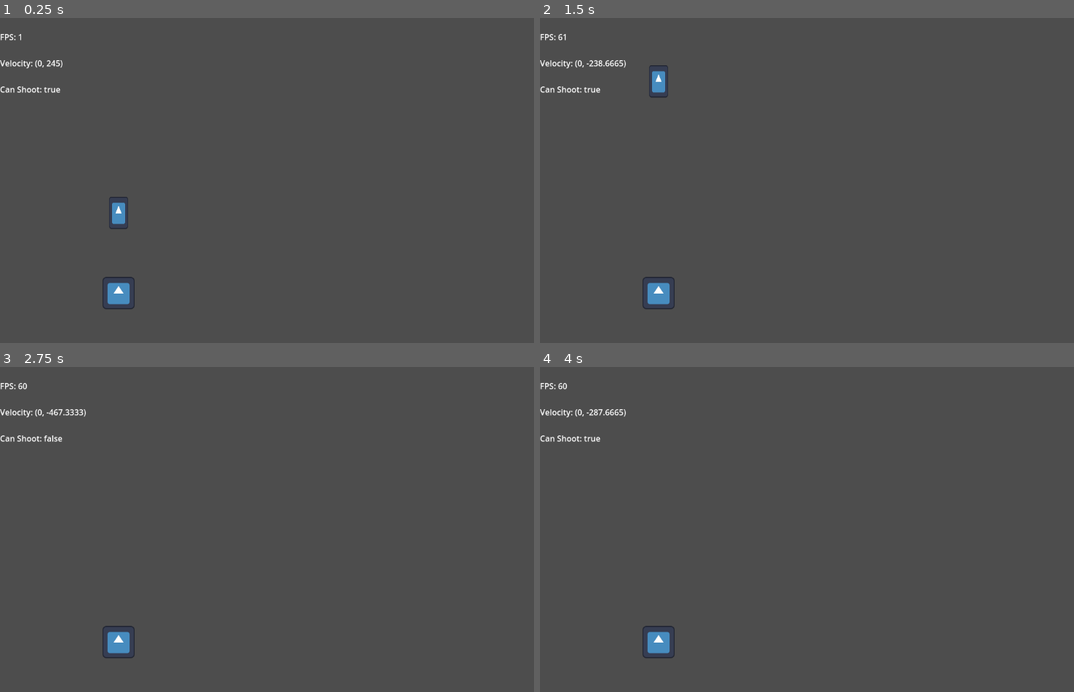
Above: before the commit, frames 1-4 (two rows, left to right).
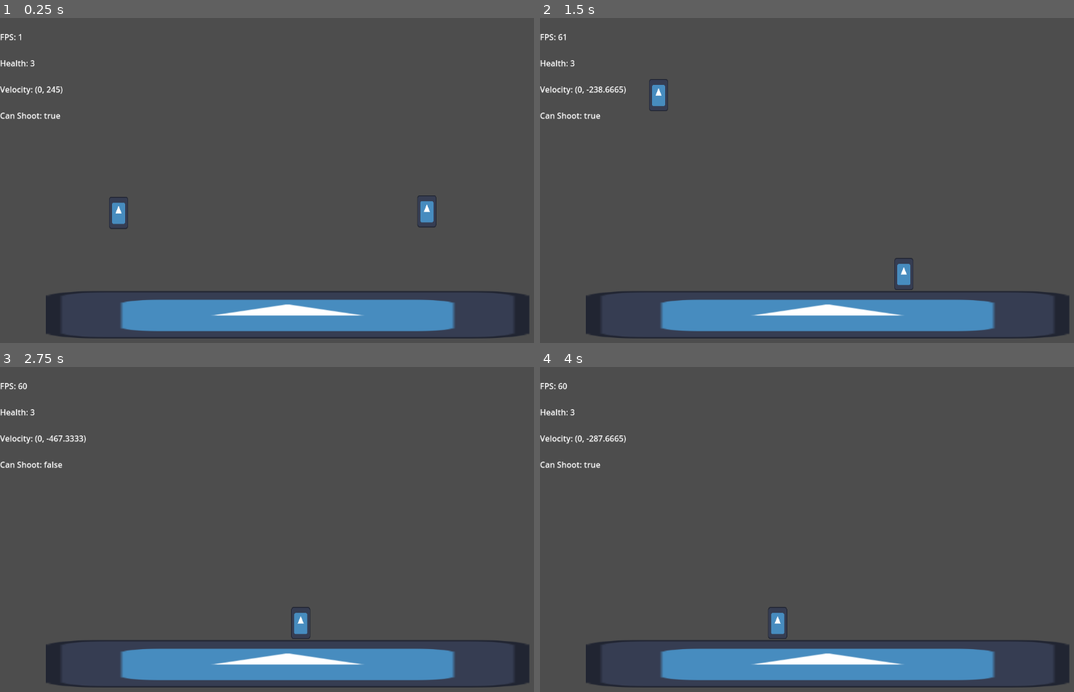
Above: after the commit, the same moments.

Repository: elcosas/Jetpack-Joyride
Game: Godot game, scene res://scenes/level.tscn
The game is run twice, just before and just after one commit, with the same random seed, the same clock (stepped at 60 frames per second) and the same inputs. The project has no main scene, so this scene is started directly. The engine's default icon, where the game draws it, is replaced by a stand-in: a white triangle on a blue panel in a dark square.
Inputs:
- Up to frame 1 (0.25 s): no input
- Up to frame 2 (1.5 s): hold W (hover) 0.53-1.28 s; tap W (hover) at 1.35 s
- Up to frame 3 (2.75 s): hold W (hover) from 2.03 s (still down)
- Up to frame 4 (4 s): release W (hover) at 2.78 s; tap W (hover) at 2.85 s; hold W (hover) from 3.53 s (still down)

The runs differ from the first frame. In frame 1, 8.8% of the frame differs, in the area x 0-100%, y 12-99%; in frame 2, 9.2%; in frame 3, 8.9%; in frame 4, 8.9%.

Commit message:
added patrol unit obstacle, support for collision in actor class, and support for health + damage in player class

Diff:
--- a/src/scenes/level.tscn
+++ b/src/scenes/level.tscn
@@ -1,8 +1,9 @@
-[gd_scene load_steps=5 format=3 uid="uid://cygpcaplne4en"]
+[gd_scene load_steps=6 format=3 uid="uid://cygpcaplne4en"]
 
 [ext_resource type="Script" path="res://scripts/debug_menu.gd" id="1_f0gmn"]
 [ext_resource type="Texture2D" uid="uid://dm5a8vuj077t4" path="res://icon.svg" id="1_vrptd"]
 [ext_resource type="PackedScene" uid="uid://m2c2k0fn0xx3" path="res://scenes/player.tscn" id="2_vu5gy"]
+[ext_resource type="PackedScene" uid="uid://47ifsyl4fupn" path="res://scenes/patrol_unit.tscn" id="4_886m2"]
 
 [sub_resource type="RectangleShape2D" id="RectangleShape2D_gfts0"]
 size = Vector2(65, 65)
@@ -14,7 +15,8 @@
 player = NodePath("../Player")
 
 [node name="TempGround" type="StaticBody2D" parent="."]
-position = Vector2(235, 546)
+position = Vector2(570, 589)
+scale = Vector2(14.96, 1.48)
 metadata/_edit_group_ = true
 
 [node name="Sprite2D" type="Sprite2D" parent="TempGround"]
@@ -26,3 +28,6 @@
 
 [node name="Player" parent="." instance=ExtResource("2_vu5gy")]
 position = Vector2(235, 354)
+
+[node name="Patrol Unit" parent="." instance=ExtResource("4_886m2")]
+position = Vector2(871, 351)
--- /dev/null
+++ b/src/scenes/patrol_unit.tscn
@@ -0,0 +1,17 @@
+[gd_scene load_steps=4 format=3 uid="uid://47ifsyl4fupn"]
+
+[ext_resource type="Texture2D" uid="uid://dm5a8vuj077t4" path="res://icon.svg" id="1_emhi3"]
+[ext_resource type="Script" path="res://scripts/patrol_unit.gd" id="1_yt1pi"]
+
+[sub_resource type="RectangleShape2D" id="RectangleShape2D_4p4u6"]
+size = Vector2(38, 65)
+
+[node name="Patrol Unit" type="CharacterBody2D"]
+script = ExtResource("1_yt1pi")
+
+[node name="Sprite2D" type="Sprite2D" parent="."]
+scale = Vector2(0.3, 0.5)
+texture = ExtResource("1_emhi3")
+
+[node name="CollisionShape2D" type="CollisionShape2D" parent="."]
+shape = SubResource("RectangleShape2D_4p4u6")
--- a/src/scripts/actor.gd
+++ b/src/scripts/actor.gd
@@ -1,15 +1,18 @@
 class_name Actor
 extends CharacterBody2D
 ## Simple CharacterBody2D extension that accounts for basic gravity, movement,
-## and input.
+## collision, and input.
 ## All velocity changes should be made through the child's `_process()`
 ## function. DO NOT OVERRIDE `_physics_process()`
 
 @onready var _gravity: int = (
 	ProjectSettings.get_setting('physics/2d/default_gravity') as int)
 
+var last_collision: KinematicCollision2D
+
 func _physics_process(delta: float) -> void:
 	if motion_mode == MOTION_MODE_GROUNDED and not is_on_floor():
 		velocity.y += _gravity * delta
 	move_and_slide()
+	last_collision = get_last_slide_collision()
 	print(velocity)
--- a/src/scripts/debug_menu.gd
+++ b/src/scripts/debug_menu.gd
@@ -14,10 +14,12 @@
 	_label.set_text(
 		'''
 		FPS: %s\n
+		Health: %s\n
 		Velocity: %s\n
 		Can Shoot: %s\n
 		''' % [
 			str(Engine.get_frames_per_second()),
+			str(player.health),
 			str(player.velocity),
 			str(player._can_shoot),]
 	)
--- /dev/null
+++ b/src/scripts/patrol_unit.gd
@@ -0,0 +1,20 @@
+class_name PatrolUnit
+extends Actor
+## Represents a Patrol Unit: a ground-moving obstacle with the same properties
+## as the player. Ultimately prevents the player from spending too long on the
+## ground to avoid floating obstacles.
+
+@export var damage: int = 1
+
+@export var move_speed: float = 100.0
+
+func _ready() -> void:
+	# since this is an obstacle, it just needs to have a constant x velocity
+	# to keep up with the rest of the level's objects
+	velocity.x = -move_speed
+
+func _process(delta: float) -> void:
+	if last_collision and last_collision.get_collider() is Player:
+		var player_ref: Player = last_collision.get_collider() as Player
+		player_ref.take_damage(damage)
+		queue_free()
--- a/src/scripts/player.gd
+++ b/src/scripts/player.gd
@@ -5,6 +5,10 @@
 @export var propulsion_strength: float = 500.0
 
 @export var bullet_cooldown: float = 0.2
+
+@export var max_health: int = 3
+
+var health: int
 
 var _can_shoot: bool = true
 
@@ -16,9 +20,13 @@
 	_can_shoot = false
 	_propulsion_cooldown_timer.start()
 
+func take_damage(damage: int) -> void:
+	health -= damage
+
 func _ready() -> void:
 	_propulsion_cooldown_timer.set_wait_time(bullet_cooldown)
 	_propulsion_cooldown_timer.connect(&'timeout', func(): _can_shoot = true)
+	health = max_health
 
 func _process(delta: float) -> void:
 	if Input.is_action_pressed('hover') and _can_shoot:
